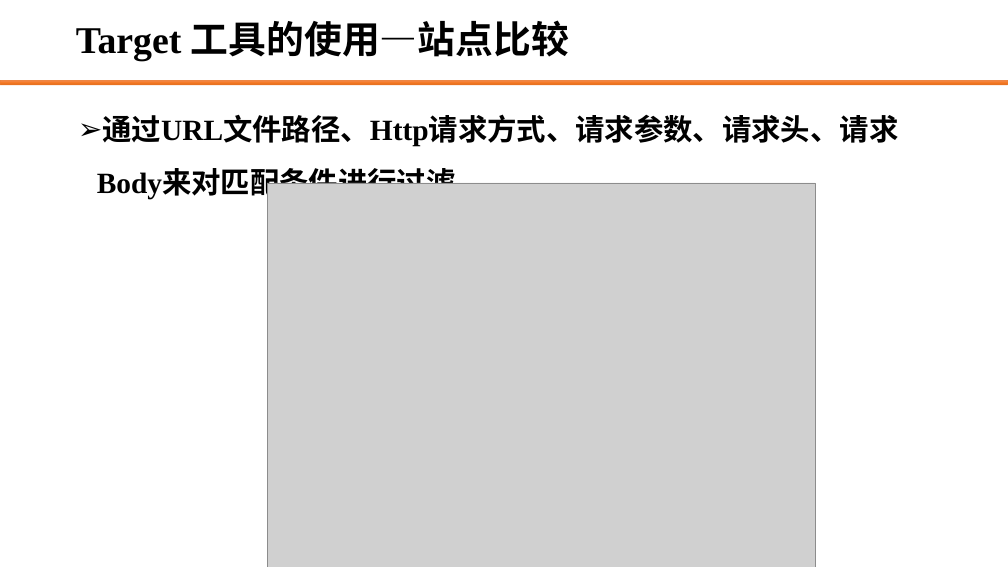
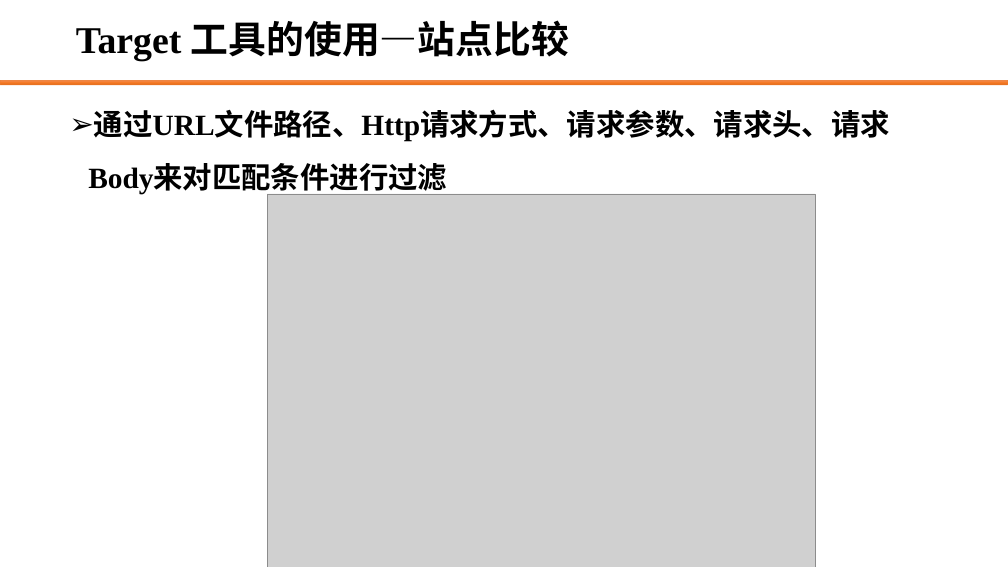
Before and after one commit to edu2act/course-web-system-testing, a slide deck: slide 19 of materials/slides/4.10 渗透测试——Burper Target的使用.pptx. Drawn at 1008x567 pixels with LibreOffice and Linux fonts; fonts in the diff are those of the drawing; grey boxes stand for pictures; background and template pictures are left out. Boxes give left, top, right and bottom in pixels: in the first picture for what was removed or moved away, otherwise in the second. Text is boxed around its words. In the diff, an @@ line names an element or a change of style, - is before the commit and + after.

```diff
--- a/materials/slides/4.10 渗透测试——Burper Target的使用.pptx
+++ b/materials/slides/4.10 渗透测试——Burper Target的使用.pptx
@@ text "通过URL文件路径、Http请求方式、请求参数、请求头、请求Body来对匹配条件进行过滤": place and size @@
-text "通过URL文件路径、Http请求方式、请求参数、请求头、请求Body来对匹配条件进行过滤" at bbox=[97, 114, 898, 200]
+text "通过URL文件路径、Http请求方式、请求参数、请求头、请求Body来对匹配条件进行过滤" at bbox=[88, 109, 890, 195]
@@ picture: place and size @@
-picture at bbox=[267, 183, 815, 567]
+picture at bbox=[267, 194, 815, 567]
```
Also in this commit, not shown: 1 other slide changed, 8 other files.
